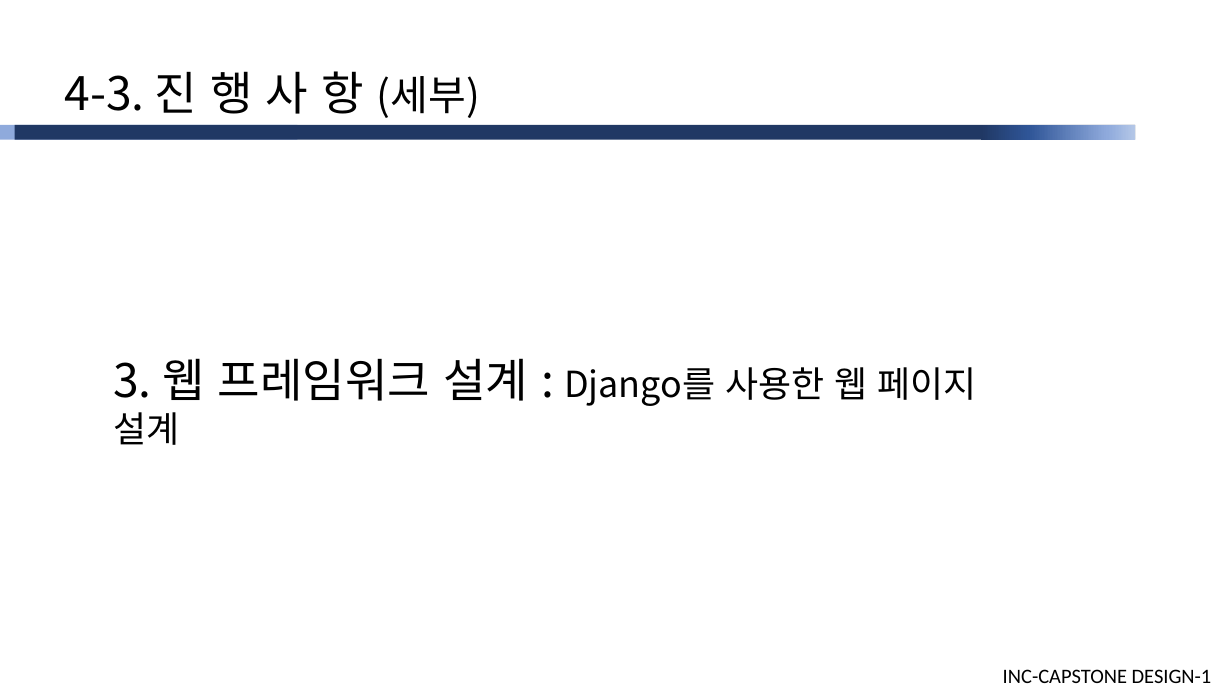
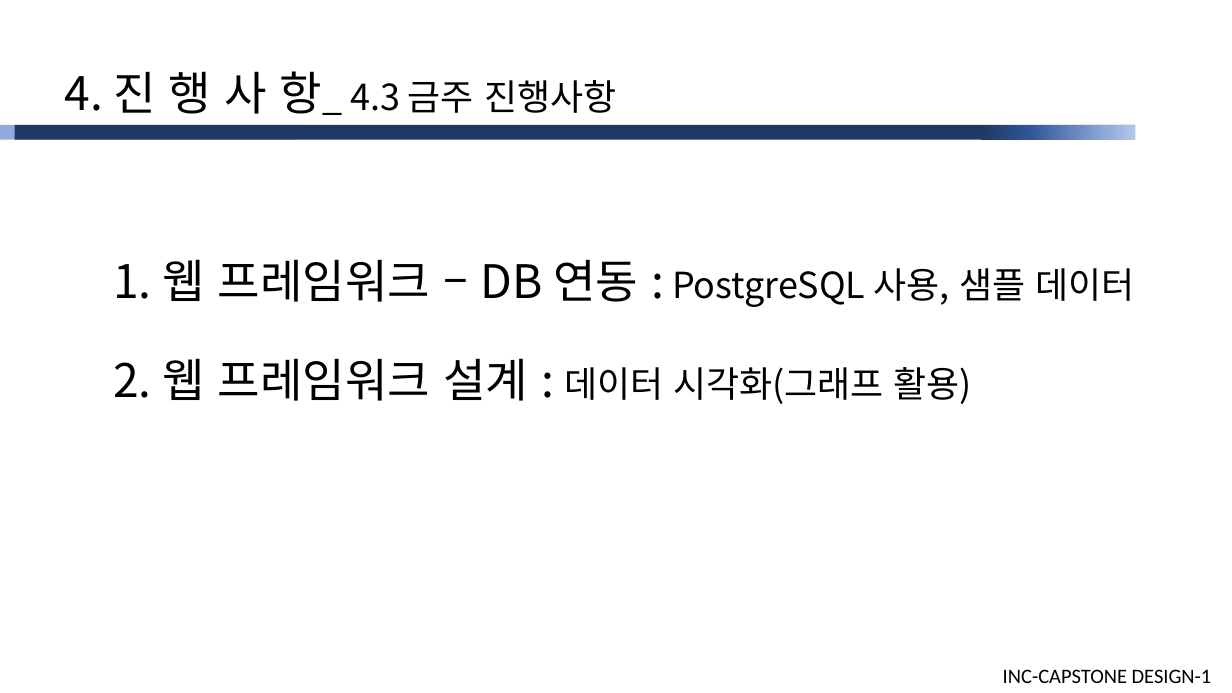
Before and after one commit to cutiecrab/CAR, a slide deck: slide 23 of 주차별 상세/10주/[피드백미반영]산학캡스톤디자인1_발표자료(10주).pptx (slide 21 before the commit). Drawn at 1232x693 pixels with LibreOffice and Linux fonts; fonts in the diff are those of the drawing. Boxes give left, top, right and bottom in pixels: in the first picture for what was removed or moved away, otherwise in the second. Text is boxed around its words. In the diff, an @@ line names an element or a change of style, - is before the commit and + after.

```diff
--- a/주차별 상세/10주/[피드백미반영]산학캡스톤디자인1_발표자료(10주).pptx
+++ b/주차별 상세/10주/[피드백미반영]산학캡스톤디자인1_발표자료(10주).pptx
@@ text at (x1=64, y1=71, x2=616, y2=115): text changed; size 36 to 28 pt @@
-4-3. 진 행 사 항 (세부)
+4. 진 행 사 항_ 4.3 금주 진행사항
@@ text added at (x1=113, y1=259, x2=1135, y2=307), 28 pt, text #000000 @@
+1. 웹 프레임워크 – DB 연동 : PostgreSQL 사용, 샘플 데이터
@@ text at (x1=113, y1=358, x2=971, y2=404): text changed @@
-3. 웹 프레임워크 설계 : Django를 사용한 웹 페이지 설계
+2. 웹 프레임워크 설계 : 데이터 시각화(그래프 활용)
```
Also in this commit, not shown: 20 other slides changed, 7 slides added, 3 slides removed.
